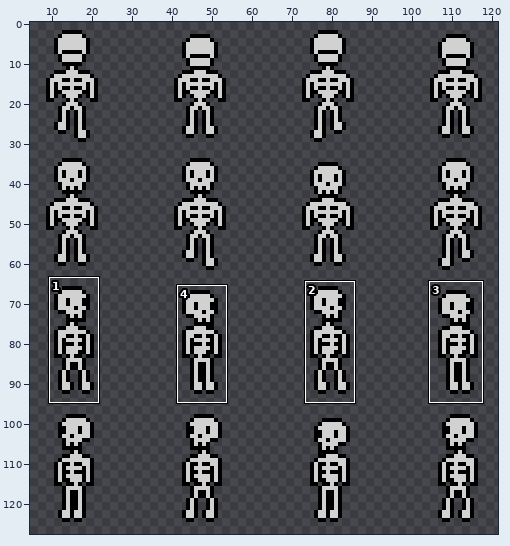
Two versions of one sprite sheet, spritesheets/skeleton/skeleton_move.png. Above, an overview of the earlier version with the close-up marked.
Close-up. The starting point:
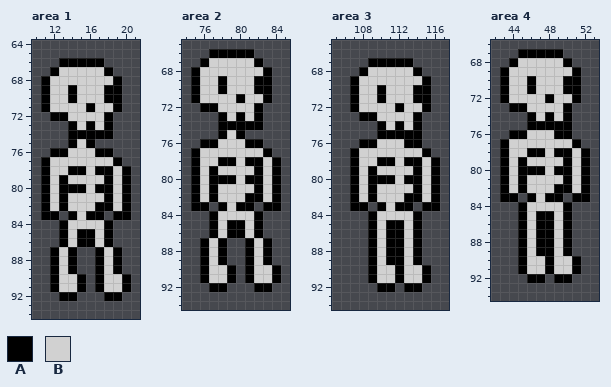
The file is 128x128 pixels. Shown: area 1: x 10..21, y 64..94; area 2: x 74..85, y 65..94; area 3: x 105..117, y 65..94; area 4: x 42..53, y 66..94. The wide view leaves out empty margins. The commit also changed other parts of the picture, which this record leaves out.
Palette (. is transparent): A #000000  B #d1d1d1
Pixels before, area 1, first column x 11:
66 ..AAAAA...
67 .ABBBBBA..
68 ABBBBBBBA.
69 ABBABBBAA.
70 ABBABBBAA.
71 ABBBBABBA.
72 .AABBBBA..
73 ...ABABA..
74 ...AAAAA..
75 ...ABA....
76 .AABBBAA..
77 ABBBBBBBA.
78 ABBAABAABA
79 ABABBBBABA
80 ABAAABAABA
81 ABABBBBABA
82 ABABBBAABA
83 AA.ABAA.AA
84 ..ABBBBA..
85 ..ABAABA..
86 ..ABAABA..
87 .ABA..ABA.
88 .ABA..ABA.
89 .ABA..ABA.
90 .ABBA.ABBA
91 .ABBA.ABBA
92 ..AA...AA.
Pixels before, area 2, first column x 75:
66 ..AAAAA...
67 .ABBBBBA..
68 ABBBBBBBA.
69 ABBABBBAA.
70 ABBABBBAA.
71 ABBBBABBA.
72 .AABBBBA..
73 ...ABABA..
74 ...AAAAA..
75 ...ABA....
76 .AABBBAA..
77 ABBBBBBBA.
78 ABBAABAABA
79 ABABBBBABA
80 ABAAABAABA
81 ABABBBBABA
82 ABABBBAABA
83 AA.ABAA.AA
84 ..ABBBBA..
85 ..ABAABA..
86 ..ABAABA..
87 .ABA..ABA.
88 .ABA..ABA.
89 .ABA..ABA.
90 .ABBA.ABBA
91 .ABBA.ABBA
92 ..AA...AA.
Pixels before, area 3, first column x 107:
67 ..AAAAA...
68 .ABBBBBA..
69 ABBBBBBBA.
70 ABBABBBAA.
71 ABBABBBAA.
72 ABBBBABBA.
73 .AABBBBA..
74 ...ABABA..
75 ...AAAAA..
76 .AABBBAA..
77 ABBBBBBBA.
78 ABBAABAABA
79 ABABBBBABA
80 ABAAABAABA
81 ABABBBBABA
82 ABABBBAABA
83 AA.ABAA.AA
84 ..ABBBBA..
85 ..ABAABA..
86 ..ABAABA..
87 ..ABAABA..
88 ..ABAABA..
89 ..ABAABA..
90 ..ABBABBA.
91 ..ABBABBA.
92 ...AA.AA..
Pixels before, area 4, first column x 43:
67 ..AAAAA...
68 .ABBBBBA..
69 ABBBBBBBA.
70 ABBABBBAA.
71 ABBABBBAA.
72 ABBBBABBA.
73 .AABBBBA..
74 ...ABABA..
75 ...AAAAA..
76 .AABBBAA..
77 ABBBBBBBA.
78 ABBAABAABA
79 ABABBBBABA
80 ABAAABAABA
81 ABABBBBABA
82 ABABBBAABA
83 AA.ABAA.AA
84 ..ABBBBA..
85 ..ABAABA..
86 ..ABAABA..
87 ..ABAABA..
88 ..ABAABA..
89 ..ABAABA..
90 ..ABBABBA.
91 ..ABBABBA.
92 ...AA.AA..
New version:
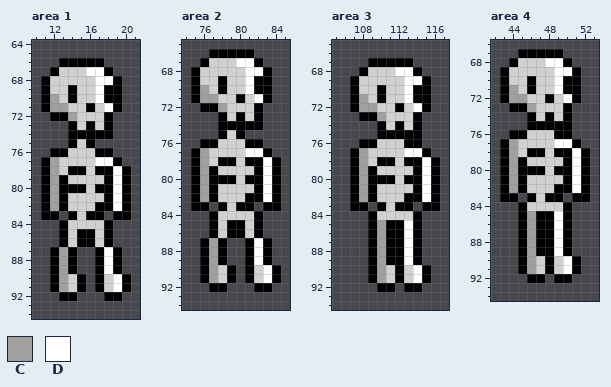
Colours new in this view: C #a29f9f  D #ffffff
Changes in this commit:
Changed rows in their new state; - is an unchanged pixel.
Area 1:
first column x 12:
67 ----DD-
68 -----DD
69 -----D-
70 C----D-
71 CC----D
72 --C----
first column x 12:
77 C----DD-
78 C------D
79 C------D
80 C------D
81 C------D
82 C------D
first column x 13:
87 C----D-
88 C----D-
89 C----D-
90 C-----D
91 C-----D
Area 2:
first column x 76:
67 ----DD-
68 -----DD
69 -----D-
70 C----D-
71 CC----D
72 --C----
first column x 76:
77 C----DD-
78 C------D
79 C------D
80 C------D
81 C------D
82 C------D
first column x 77:
87 C----D-
88 C----D-
89 C----D-
90 C-----D
91 C-----D
Area 3:
first column x 108:
68 ----DD-
69 -----DD
70 -----D-
71 C----D-
72 CC----D
73 --C----
first column x 108:
77 C----DD-
78 C------D
79 C------D
80 C------D
81 C------D
82 C------D
85 --C--D--
86 --C--D--
87 --C--D--
88 --C--D--
89 --C--D--
90 --C---D-
91 --C---D-
Area 4:
first column x 44:
68 ----DD-
69 -----DD
70 -----D-
71 C----D-
72 CC----D
73 --C----
first column x 44:
77 C----DD-
78 C------D
79 C------D
80 C------D
81 C------D
82 C------D
85 --C--D--
86 --C--D--
87 --C--D--
88 --C--D--
89 --C--D--
90 --C---D-
91 --C---D-
